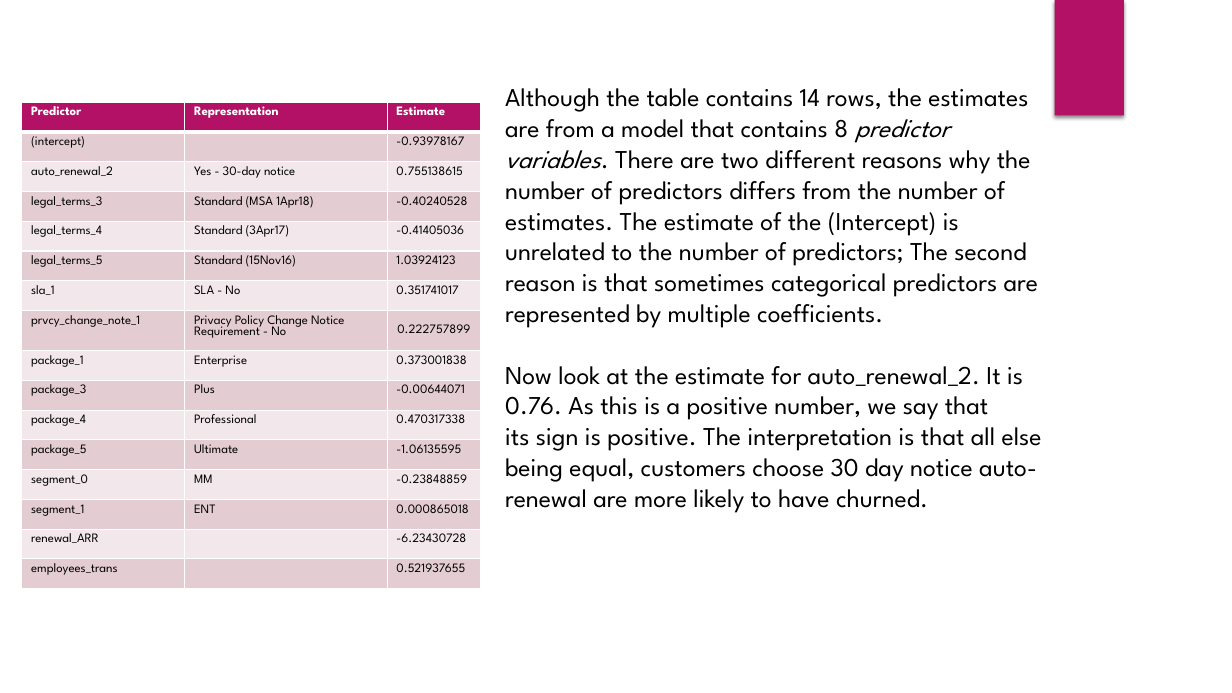
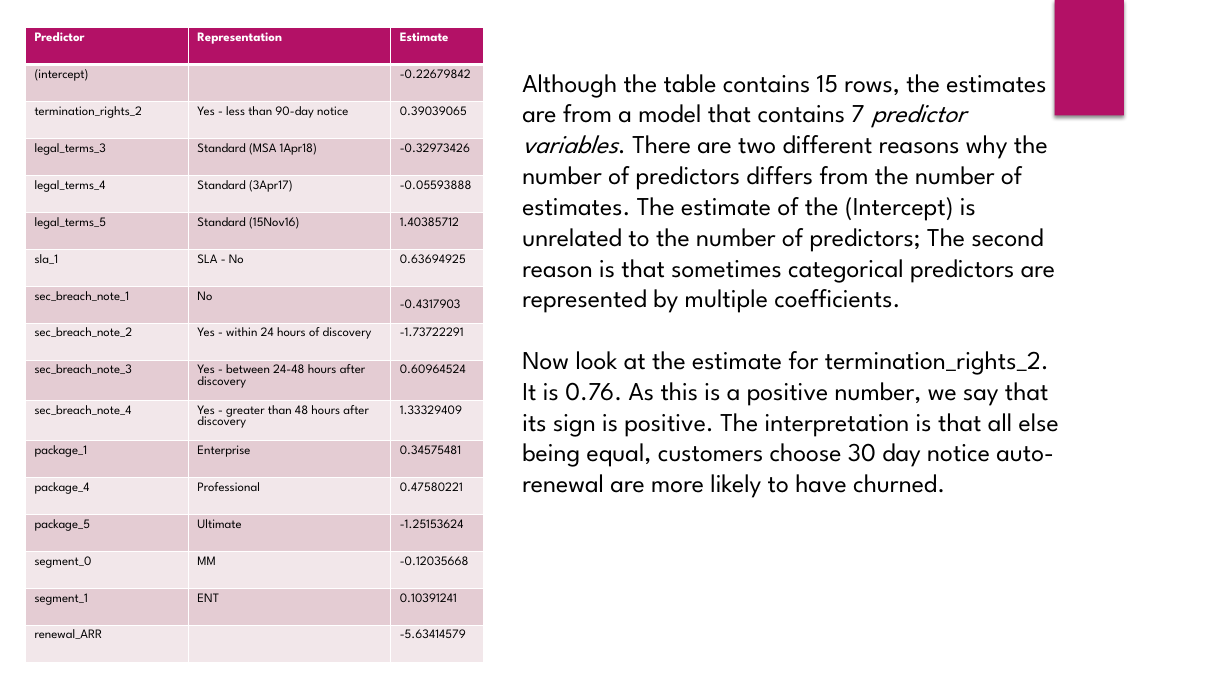
Before and after one commit to experience-corps/data-customer-health-score, a slide deck: slide 11 of LWANG_Solo_Project_Presentation.pptx. Drawn at 1232x693 pixels with LibreOffice and Linux fonts; fonts in the diff are those of the drawing. Boxes give left, top, right and bottom in pixels: in the first picture for what was removed or moved away, otherwise in the second. Text is boxed around its words. In the diff, an @@ line names an element or a change of style, - is before the commit and + after.

```diff
--- a/LWANG_Solo_Project_Presentation.pptx
+++ b/LWANG_Solo_Project_Presentation.pptx
@@ table at box(25, 28, 483, 665) @@
-row 2: (intercept) |  | -0.93978167
-row 3: auto_renewal_2 | Yes - 30-day notice | 0.755138615
-row 4: legal_terms_3 | Standard (MSA 1Apr18) | -0.40240528
-row 5: legal_terms_4 | Standard (3Apr17) | -0.41405036
-row 6: legal_terms_5 | Standard (15Nov16) | 1.03924123
-row 7: sla_1 | SLA - No | 0.351741017
-row 8: prvcy_change_note_1 | Privacy Policy Change Notice Requirement - No | 0.222757899
-row 9: package_1 | Enterprise | 0.373001838
-row 10: package_3 | Plus | -0.00644071
-row 11: package_4 | Professional | 0.470317338
-row 12: package_5 | Ultimate | -1.06135595
-row 13: segment_0 | MM | -0.23848859
-row 14: segment_1 | ENT | 0.000865018
-row 15: renewal_ARR |  | -6.23430728
-row 16: employees_trans |  | 0.521937655
+row 2: (intercept) |  | -0.22679842
+row 3: termination_rights_2 | Yes - less than 90-day notice | 0.39039065
+row 4: legal_terms_3 | Standard (MSA 1Apr18) | -0.32973426
+row 5: legal_terms_4 | Standard (3Apr17) | -0.05593888
+row 6: legal_terms_5 | Standard (15Nov16) | 1.40385712
+row 7: sla_1 | SLA - No | 0.63694925
+row 8: sec_breach_note_1 | No | -0.4317903
+row 9: sec_breach_note_2 | Yes - within 24 hours of discovery | -1.73722291
+row 10: sec_breach_note_3 | Yes - between 24-48 hours after discovery | 0.60964524
+row 11: sec_breach_note_4 | Yes - greater than 48 hours after discovery | 1.33329409
+row 12: package_1 | Enterprise | 0.34575481
+row 13: package_4 | Professional | 0.47580221
+row 14: package_5 | Ultimate | -1.25153624
+row 15: segment_0 | MM | -0.12035668
+row 16: segment_1 | ENT | 0.10391241
+row 17: renewal_ARR |  | -5.63414579
@@ table: place and size @@
-table at box(22, 103, 481, 590)
+table at box(25, 28, 483, 665)
@@ text at box(522, 74, 1059, 498): text changed @@
-Although the table contains 14 rows, the estimates are from a model that contains 8 predictor variables. There are two different reasons why the number of predictors differs from the number of estimates. The estimate of the (Intercept) is unrelated to the number of predictors; The second reason is that sometimes categorical predictors are represented by multiple coefficients.
-Now look at the estimate for auto_renewal_2. It is 0.76. As this is a positive number, we say that its sign is positive. The interpretation is that all else being equal, customers choose 30 day notice auto-renewal are more likely to have churned.
+Although the table contains 15 rows, the estimates are from a model that contains 7 predictor variables. There are two different reasons why the number of predictors differs from the number of estimates. The estimate of the (Intercept) is unrelated to the number of predictors; The second reason is that sometimes categorical predictors are represented by multiple coefficients.
+Now look at the estimate for termination_rights_2. It is 0.76. As this is a positive number, we say that its sign is positive. The interpretation is that all else being equal, customers choose 30 day notice auto-renewal are more likely to have churned.
```
Also in this commit, not shown: 7 other slides changed, 2 slides added, 3 other files.
